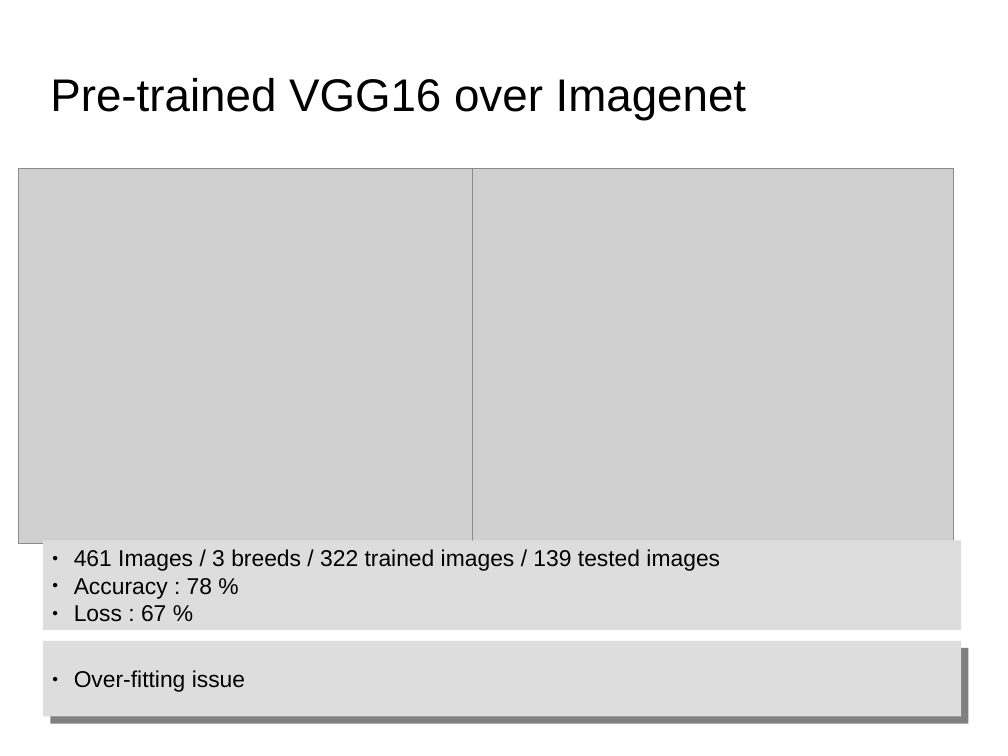
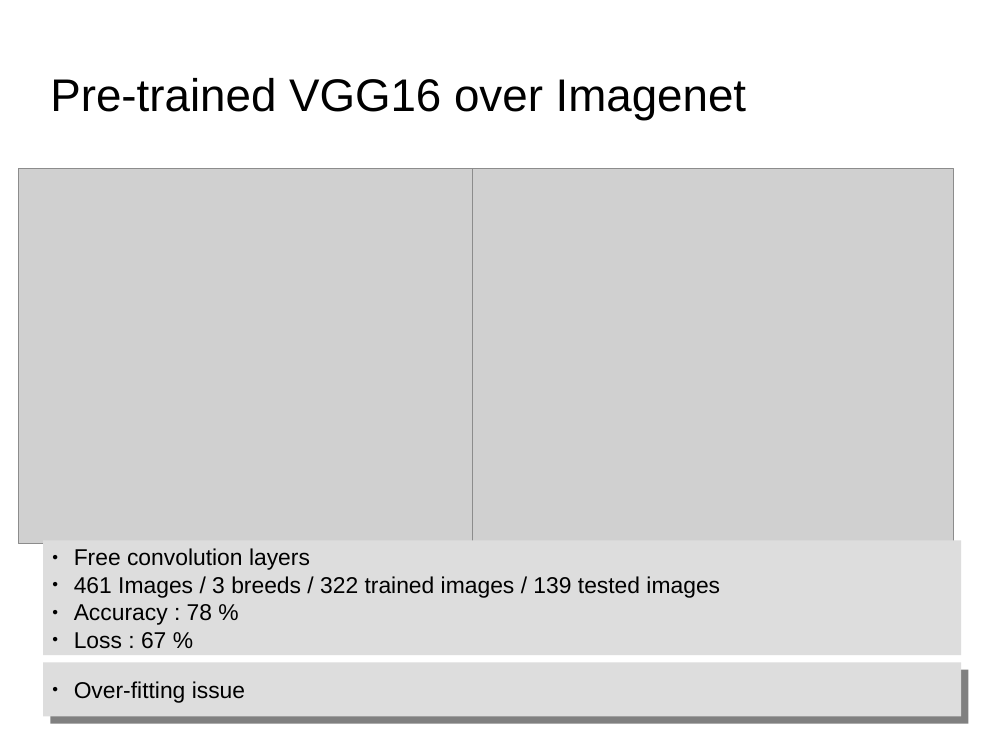
Before and after one commit to dataforcast/OC_Datascientist, a slide deck: slide 36 of P7/report/Openclassrooms_ParcoursDatascientist_P7-V1.odp. Drawn at 1008x756 pixels with LibreOffice and Linux fonts; fonts in the diff are those of the drawing; grey boxes stand for pictures; background and template pictures are left out. Boxes give left, top, right and bottom in pixels: in the first picture for what was removed or moved away, otherwise in the second. Text is boxed around its words. In the diff, an @@ line names an element or a change of style, - is before the commit and + after.

```diff
--- a/P7/report/Openclassrooms_ParcoursDatascientist_P7-V1.odp
+++ b/P7/report/Openclassrooms_ParcoursDatascientist_P7-V1.odp
@@ rectangle "Free convolution layers": place and size @@
-rectangle "Free convolution layers" at [43,541,961,630]
+rectangle "Free convolution layers" at [43,541,961,656]
@@ text in rectangle at [74,548,310,570]: paragraph added @@
+● Free convolution layers
@@ rectangle "Over-fitting issue": place and size @@
-rectangle "Over-fitting issue" at [43,641,961,717]
+rectangle "Over-fitting issue" at [43,662,961,716]
```
Also in this commit, not shown: 1 slide added, 4 other files.
